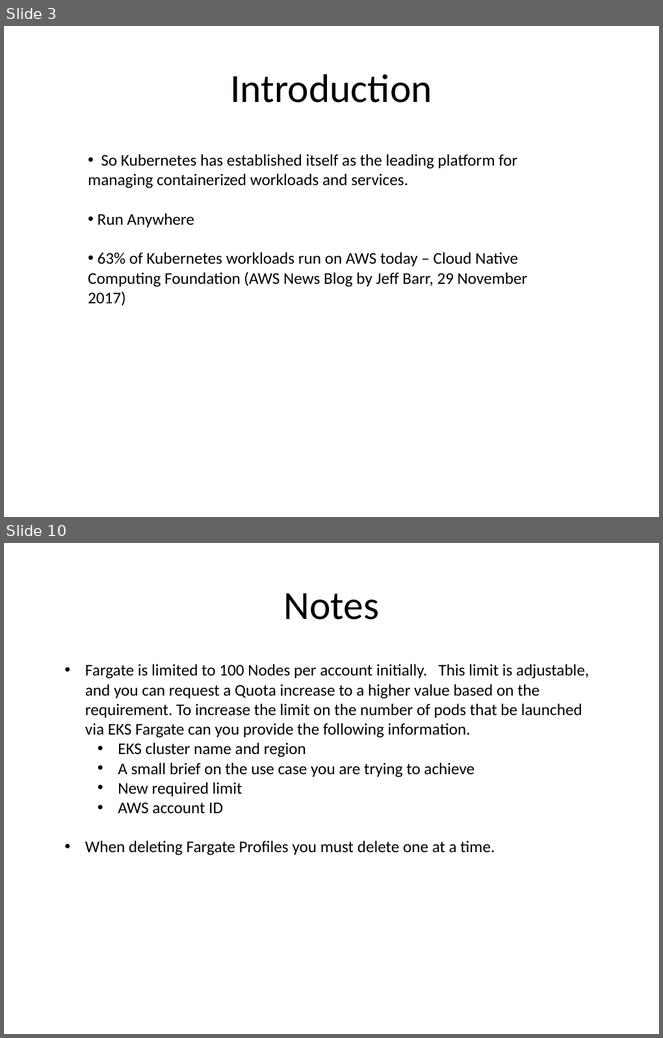
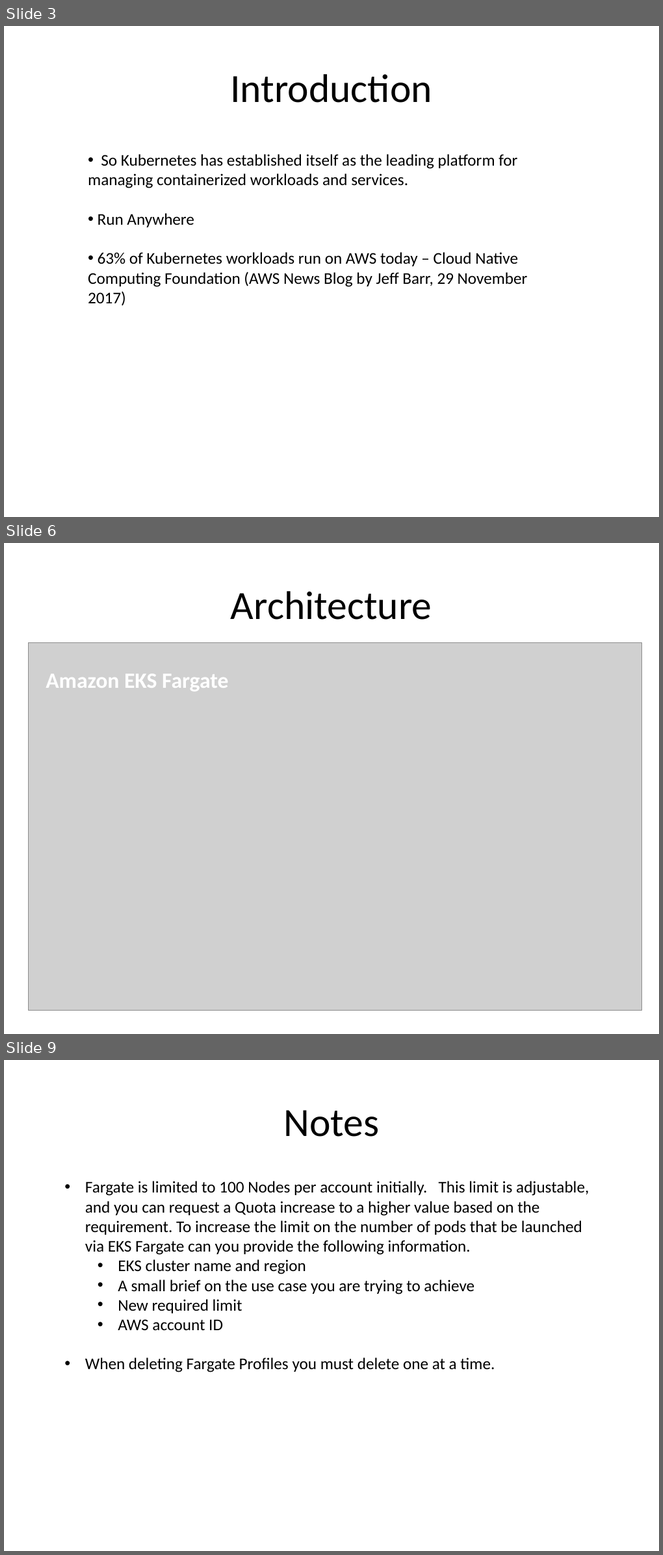
Before and after one commit to kskalvar/aws-eks-cluster-fargate-quickstart, a slide deck: slides/AWS-EKS-Cluster-Fargate-Quickstart.pptx. Shown one above the other, each under a label of ours: slides 3 and 10 before the commit, slides 3, 6 and 9 after it; the slides between them are not shown. The pictures are 663x1038 and 663x1555 pixels, drawn with LibreOffice and Linux fonts; fonts in the diff are those of the drawing; grey boxes stand for pictures; background and template pictures are left out. Boxes give left, top, right and bottom in pixels: in the first picture for what was removed or moved away, otherwise in the second. Text is boxed around its words. In the diff, an @@ line names an element or a change of style, - is before the commit and + after.

```diff
--- a/slides/AWS-EKS-Cluster-Fargate-Quickstart.pptx
+++ b/slides/AWS-EKS-Cluster-Fargate-Quickstart.pptx
@@ slide 6 added at (4,543,659,1034), background #FFFFFF @@
@@ title added at (231,591,432,620), 44 pt, text #000000 @@
+Architecture
@@ picture added at (28,642,642,1011) @@
@@ text added at (46,674,228,691), 24 pt, text #FFFFFF, bold @@
+Amazon EKS Fargate
@@ what was slide 10 is now slide 9 @@
```
Also in this commit, not shown: 4 slides changed, 2 slides removed.
